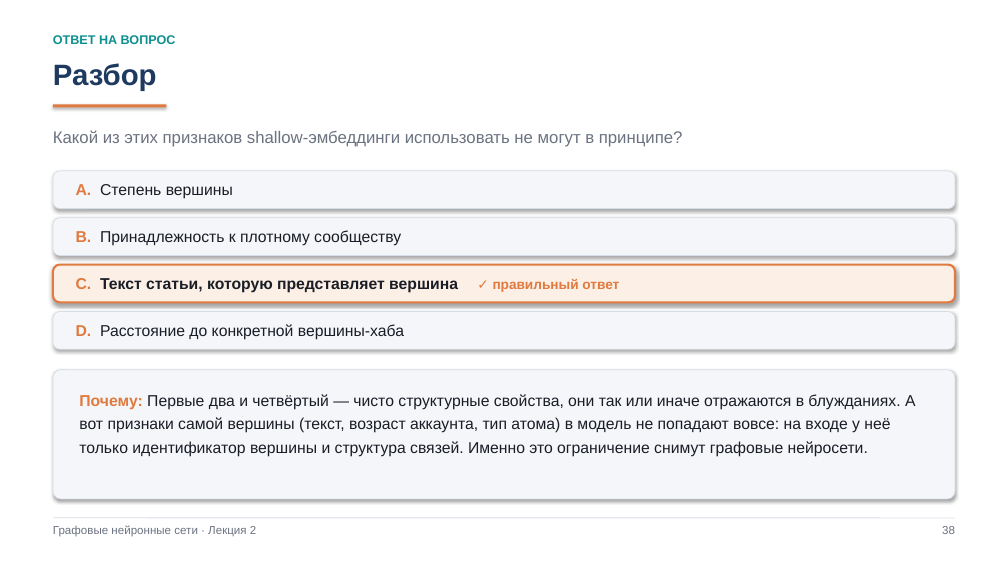
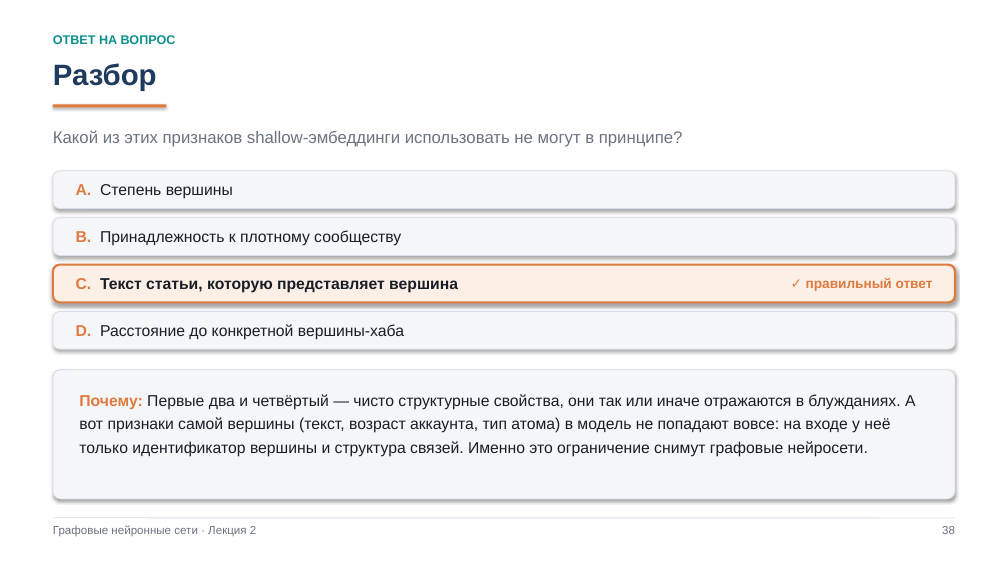
Before and after one commit to rustam-azimov/gnn-course-itmo, a slide deck: slide 39 of lectures/lecture02_node_embeddings.pptx. Drawn at 1008x567 pixels with LibreOffice and Linux fonts; fonts in the diff are those of the drawing. Boxes give left, top, right and bottom in pixels: in the first picture for what was removed or moved away, otherwise in the second. Text is boxed around its words. In the diff, an @@ line names an element or a change of style, - is before the commit and + after.

```diff
--- a/lectures/lecture02_node_embeddings.pptx
+++ b/lectures/lecture02_node_embeddings.pptx
@@ text at bbox=[76, 278, 458, 293]: text changed @@
-C. Текст статьи, которую представляет вершина ✓ правильный ответ
+C. Текст статьи, которую представляет вершина
@@ text added at bbox=[806, 278, 933, 291], 13 pt, text #E07A3F, bold @@
+✓ правильный ответ
```
Also in this commit, not shown: 1 other slide changed, 7 other files.
